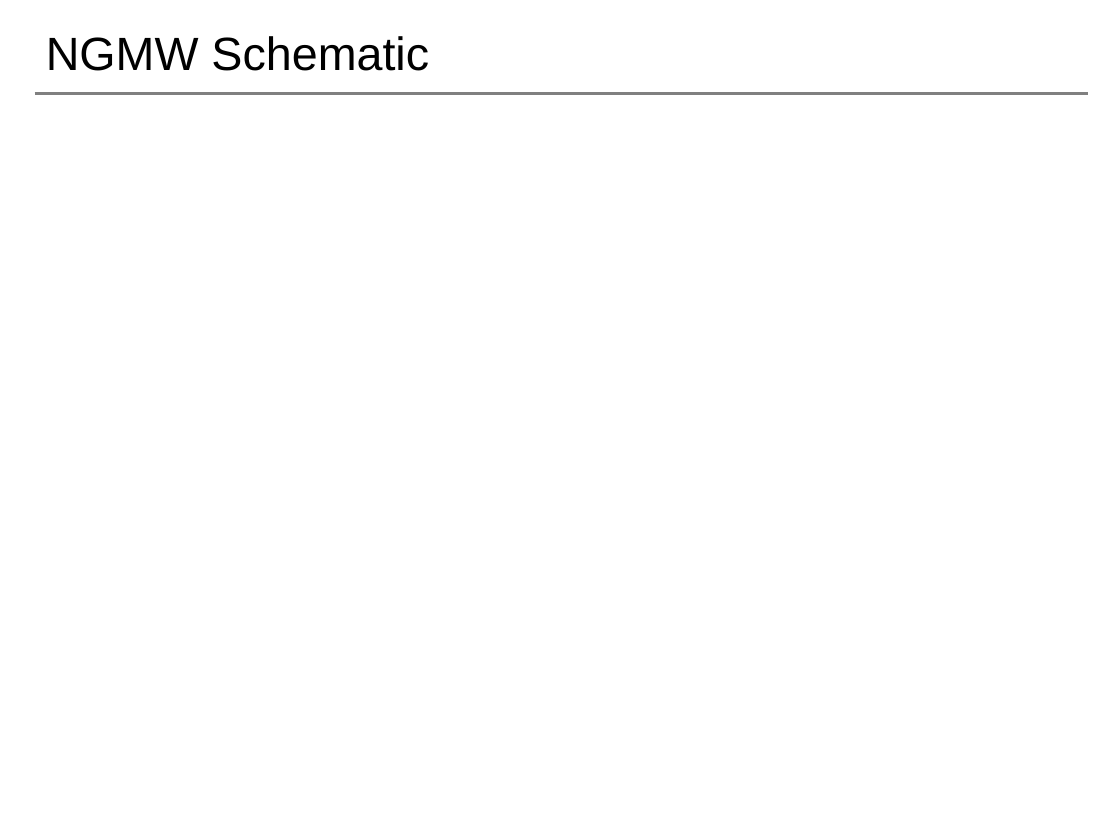
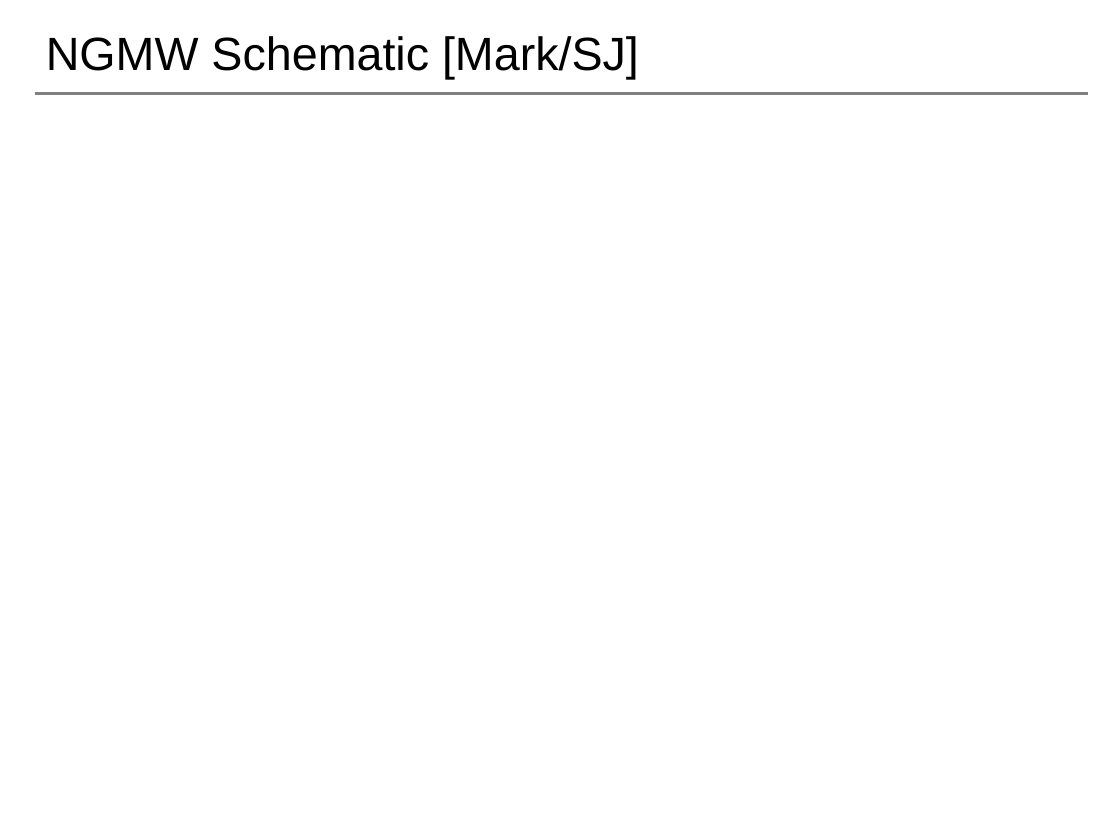
Before and after one commit to saga-project/NGMW, a slide deck: slide 4 of presentations/radical-modsim.pptx. Drawn at 1120x840 pixels with LibreOffice and Linux fonts; fonts in the diff are those of the drawing; background and template pictures are left out. Boxes give left, top, right and bottom in pixels: in the first picture for what was removed or moved away, otherwise in the second. Text is boxed around its words. In the diff, an @@ line names an element or a change of style, - is before the commit and + after.

```diff
--- a/presentations/radical-modsim.pptx
+++ b/presentations/radical-modsim.pptx
@@ title at (x1=46, y1=36, x2=639, y2=79): text changed @@
-NGMW Schematic
+NGMW Schematic [Mark/SJ]
```
Also in this commit, not shown: 5 other slides changed, 3 slides added, 3 slides removed.
